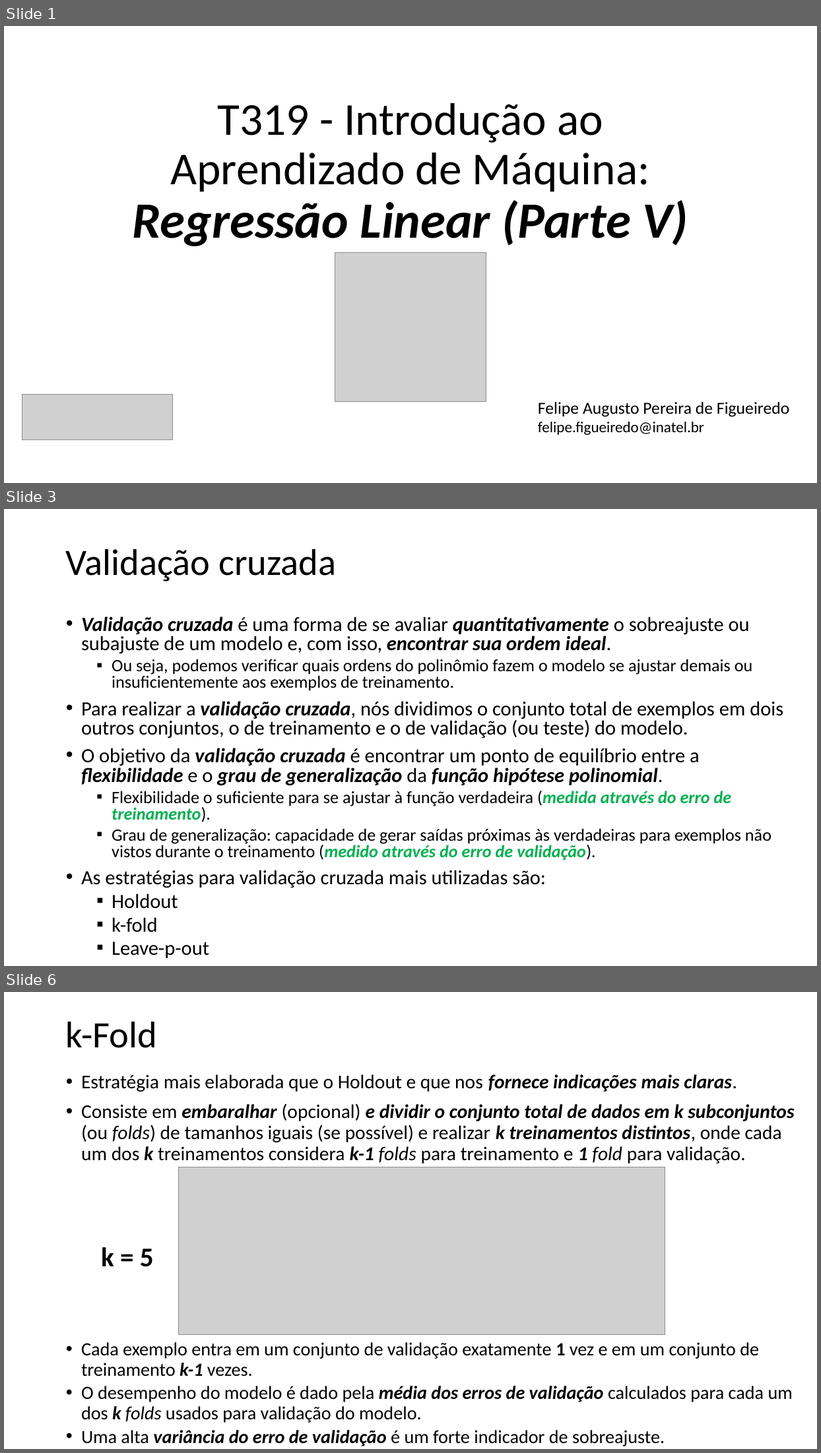
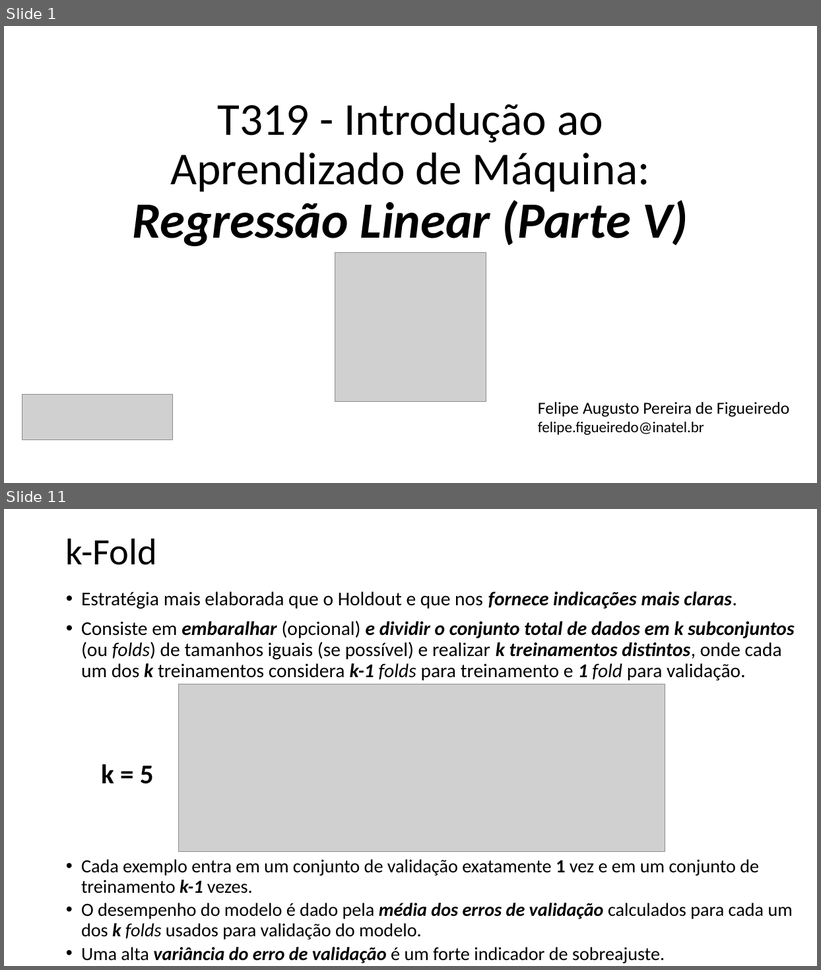
Before and after one commit to zz4fap/t319_aprendizado_de_maquina, a slide deck: slides/T319_Regressão_Linear (Parte V).pptx. Shown one above the other, each under a label of ours: slides 1, 3 and 6 before the commit, slides 1 and 11 after it; the slides between them are not shown. The pictures are 821x1453 and 821x970 pixels, drawn with LibreOffice and Linux fonts; fonts in the diff are those of the drawing; grey boxes stand for pictures. Boxes give left, top, right and bottom in pixels: in the first picture for what was removed or moved away, otherwise in the second. Text is boxed around its words. In the diff, an @@ line names an element or a change of style, - is before the commit and + after.

```diff
--- a/slides/T319_Regressão_Linear (Parte V).pptx
+++ b/slides/T319_Regressão_Linear (Parte V).pptx
@@ slide 3 removed at <box>4,509,817,966</box>, background #FFFFFF @@
@@ title removed at <box>66,549,336,582</box> @@
-Validação cruzada
@@ text removed at <box>81,617,783,958</box> @@
-• Validação cruzada é uma forma de se avaliar quantitativamente o sobreajuste ou subajuste de um modelo e, com isso, encontrar sua ordem ideal.
-  ▪ Ou seja, podemos verificar quais ordens do polinômio fazem o modelo se ajustar demais ou insuficientemente aos exemplos de treinamento.
-• Para realizar a validação cruzada, nós dividimos o conjunto total de exemplos em dois outros conjuntos, o de treinamento e o de validação (ou teste) do modelo.
-• O objetivo da validação cruzada é encontrar um ponto de equilíbrio entre a flexibilidade e o grau de generalização da função hipótese polinomial.
-  ▪ Flexibilidade o suficiente para se ajustar à função verdadeira (medida através do erro de treinamento).
-  ▪ Grau de generalização: capacidade de gerar saídas próximas às verdadeiras para exemplos não vistos durante o treinamento (medido através do erro de validação).
-• As estratégias para validação cruzada mais utilizadas são:
-  ▪ Holdout
-  ▪ k-fold
-  ▪ Leave-p-out
@@ what was slide 6 is now slide 11 @@
```
Also in this commit, not shown: 3 slides changed, 6 slides added, 3 other slides removed.
